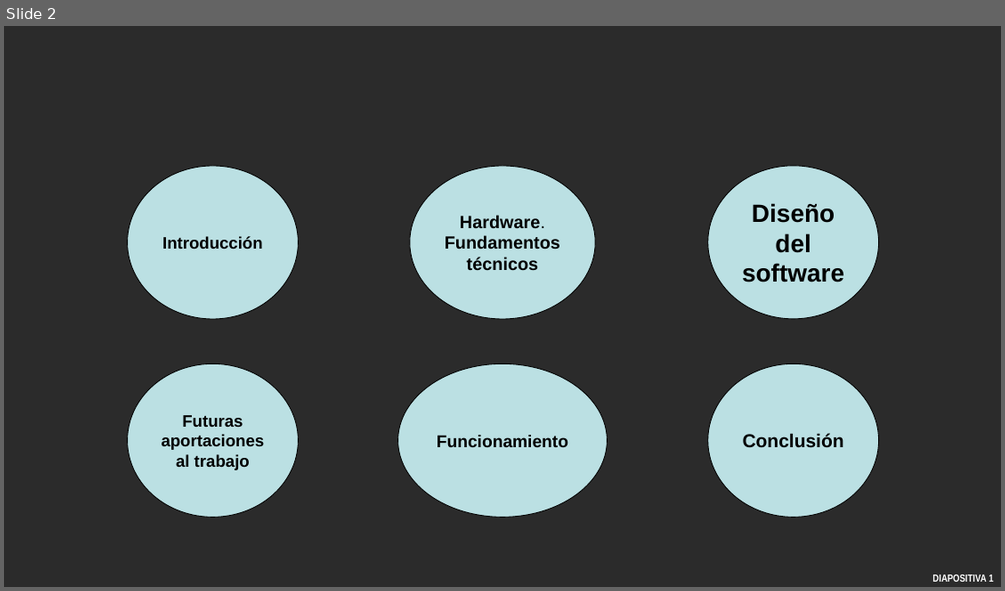
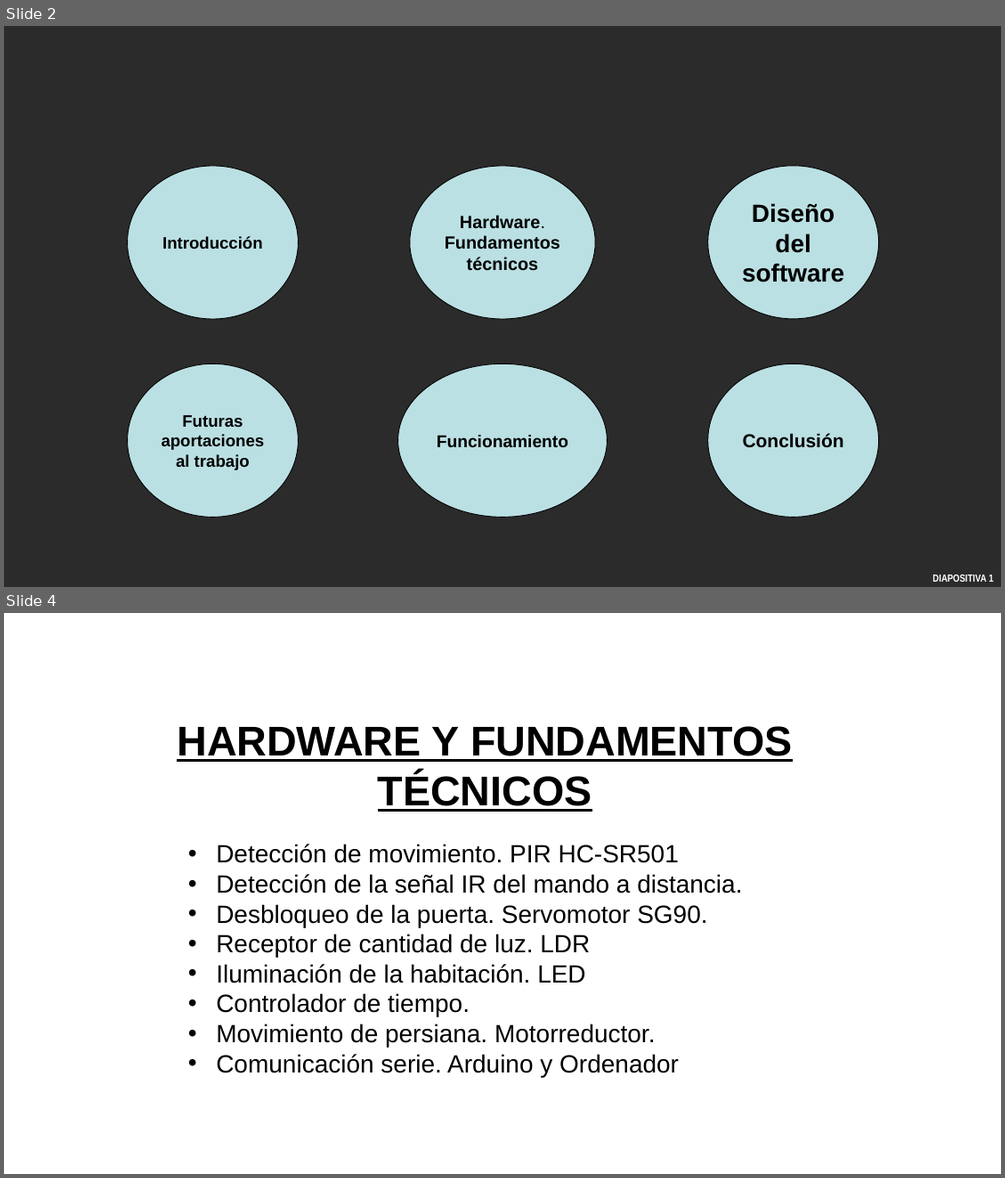
Before and after one commit to aigora/twA109-jaime-pablo-sara, a slide deck: trabajoinformatica_sinterminar.pptx. Shown one above the other, each under a label of ours: slide 2 before the commit, slides 2 and 4 after it; the slides between them are not shown. The pictures are 1005x591 and 1005x1178 pixels, drawn with LibreOffice and Linux fonts; fonts in the diff are those of the drawing; background and template pictures are left out; a plain dark background stands for a picture behind light text. Boxes give left, top, right and bottom in pixels: in the first picture for what was removed or moved away, otherwise in the second. Text is boxed around its words. In the diff, an @@ line names an element or a change of style, - is before the commit and + after.

```diff
--- a/trabajoinformatica_sinterminar.pptx
+++ b/trabajoinformatica_sinterminar.pptx
@@ slide 4 added at bbox=[4, 613, 1001, 1174], background picture (left out) @@
@@ text added at bbox=[177, 726, 793, 811], 40 pt, text #000000, bold, underline @@
+HARDWARE Y FUNDAMENTOS TÉCNICOS
@@ text added at bbox=[216, 844, 742, 1077], 24 pt, text #000000 @@
+  • Detección de movimiento. PIR HC-SR501
+  • Detección de la señal IR del mando a distancia.
+  • Desbloqueo de la puerta. Servomotor SG90.
+  • Receptor de cantidad de luz. LDR
+  • Iluminación de la habitación. LED
+  • Controlador de tiempo.
+  • Movimiento de persiana. Motorreductor.
+  • Comunicación serie. Arduino y Ordenador
@@ page number added at bbox=[793, 1155, 1001, 1174], 10 pt, text #FFFFFF, bold @@
+DIAPOSITIVA 3
```
Also in this commit, not shown: 14 other slides added, 2 slides removed.
